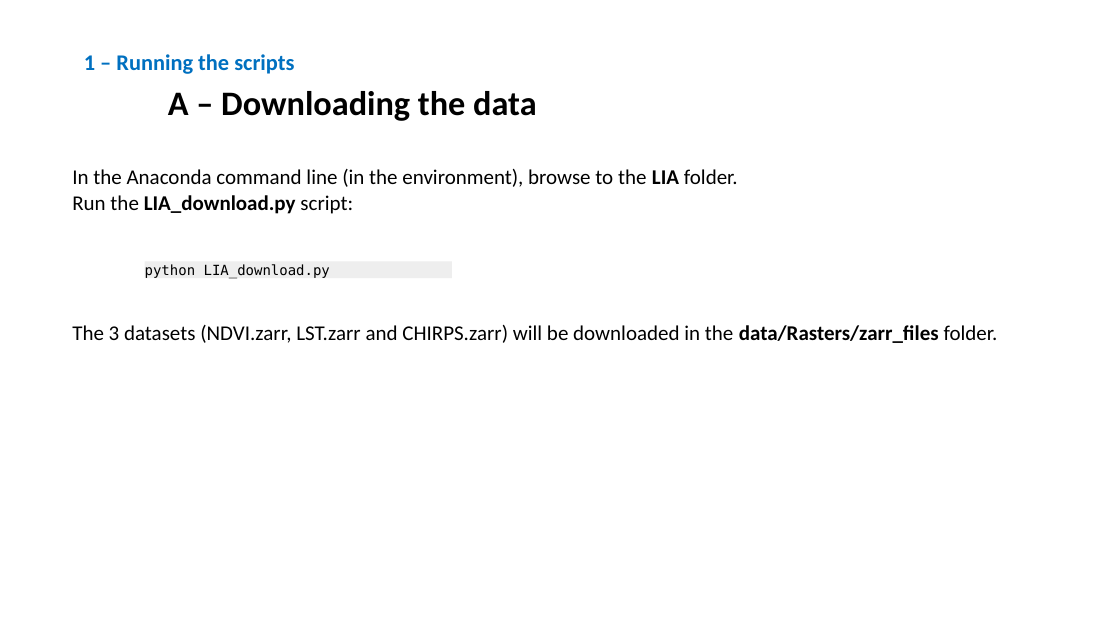
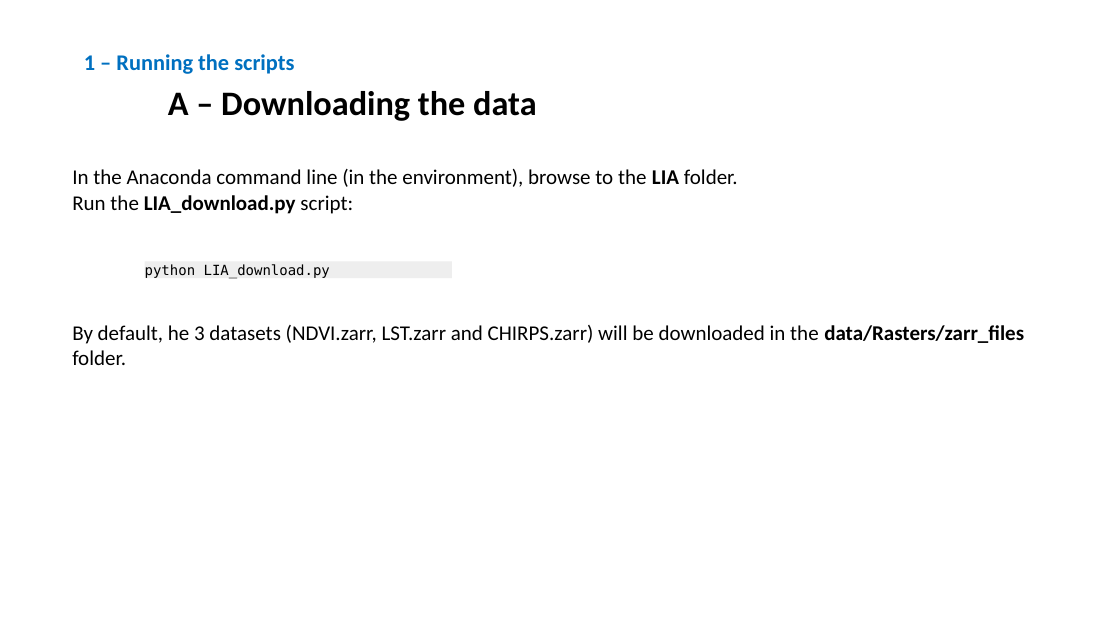
Before and after one commit to WFP-VAM/LIA, a slide deck: slide 7 of README.pptx. Drawn at 1120x630 pixels with LibreOffice and Linux fonts; fonts in the diff are those of the drawing. Boxes give left, top, right and bottom in pixels: in the first picture for what was removed or moved away, otherwise in the second. Text is boxed around its words. In the diff, an @@ line names an element or a change of style, - is before the commit and + after.

```diff
--- a/README.pptx
+++ b/README.pptx
@@ text at (72, 325, 1024, 365): text changed @@
-The 3 datasets (NDVI.zarr, LST.zarr and CHIRPS.zarr) will be downloaded in the data/Rasters/zarr_files folder.
+By default, he 3 datasets (NDVI.zarr, LST.zarr and CHIRPS.zarr) will be downloaded in the data/Rasters/zarr_files folder.
```
Also in this commit, not shown: 2 other slides changed, 1 other file.
